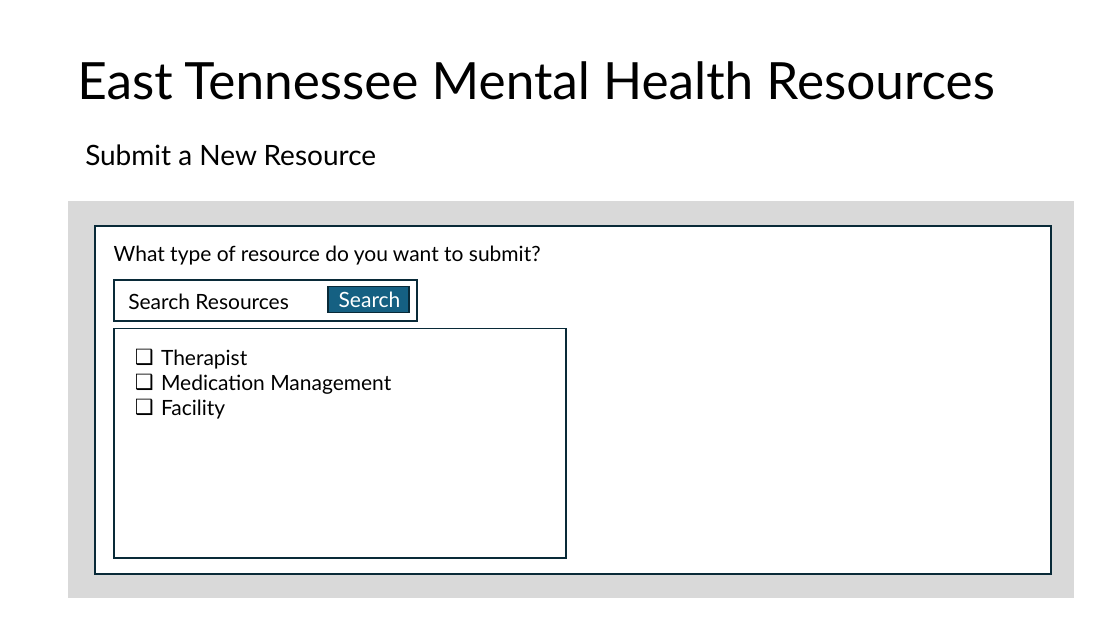
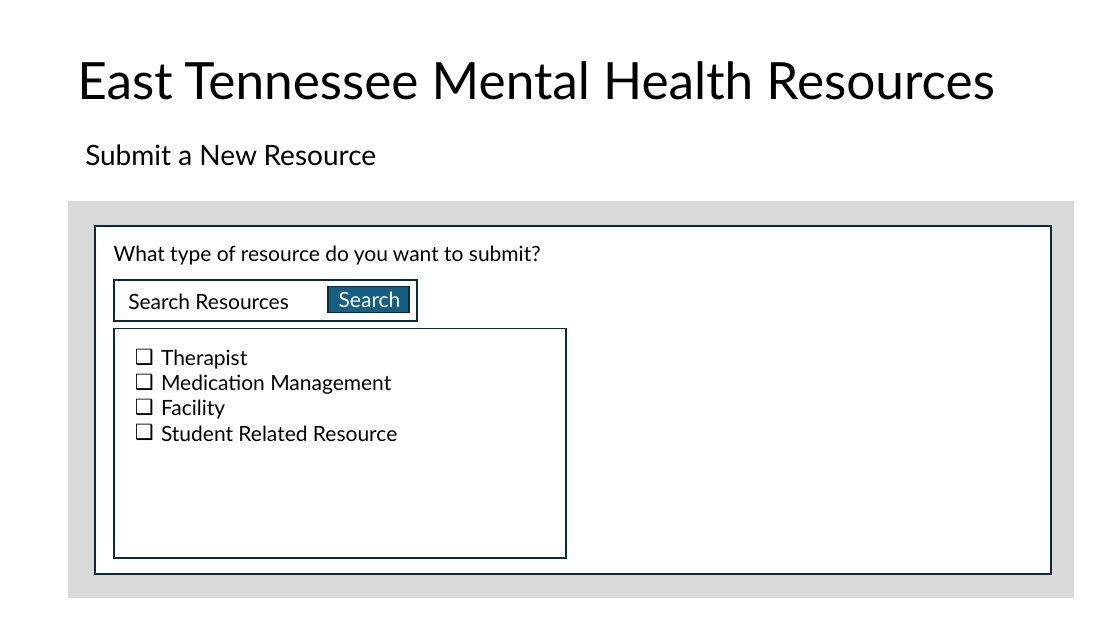
Before and after one commit to ReislerJ/East_TN_MH_Resources, a slide deck: slide 6 of Mock Slides.pptx (slide 5 before the commit). Drawn at 1120x630 pixels with LibreOffice and Linux fonts; fonts in the diff are those of the drawing; background and template pictures are left out. Boxes give left, top, right and bottom in pixels: in the first picture for what was removed or moved away, otherwise in the second. Text is boxed around its words. In the diff, an @@ line names an element or a change of style, - is before the commit and + after.

Commit message:
Added Indiv view of Resource Slide

```diff
--- a/Mock Slides.pptx
+++ b/Mock Slides.pptx
@@ text at <box>161,425,397,441</box>: paragraph added @@
+❑ Student Related Resource
```
Also in this commit, not shown: 1 slide added.
